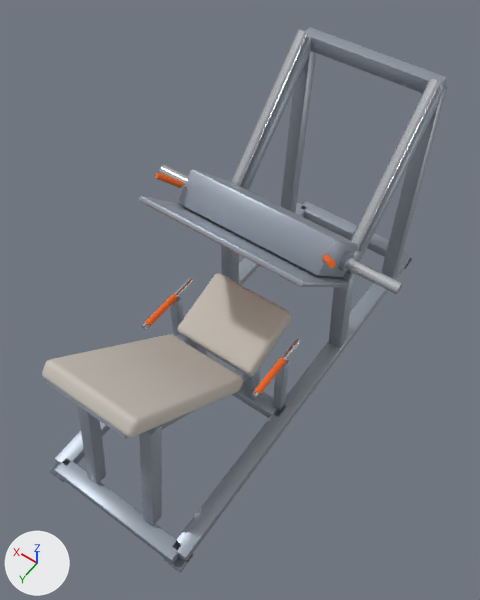
The glTF model exercise-motion/models/machines/leg-press-45.glb: old version first, new version second.
Camera for both pictures: a 50 mm lens placed at (-1.06, 1.66, 2.89), pointed at (-0.01, 0.19, 0.58). Arrows for +X, +Y and +Z are at lower left; the lights stay in place. The picture after the commit comes second. Where no turn or scale is listed for an object, it has been applied to the vertices. Vertices at exactly the same position are counted once.

The first picture shows 'frame.chrome', 'frame.frame', 'frame.grip', 'frame.pad', 'sled.chrome', 'sled.frame' and 3 more.
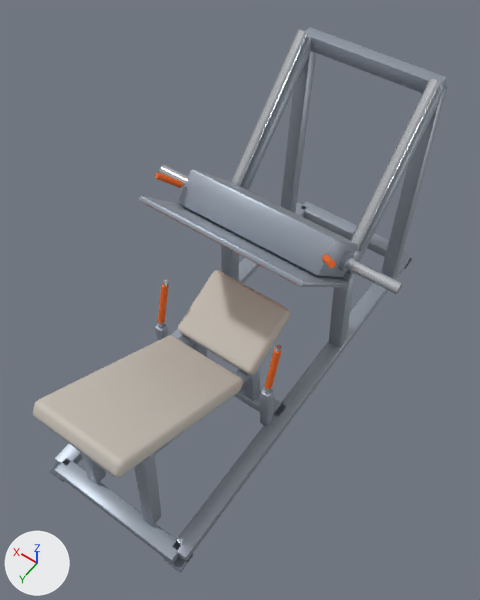
Changed parts and their boxes [x1, y1, x2, y2] in the pictures (480 x 600 px; the box of a moved part takes in the faces that stretch with it):
'frame.frame', reshaped: before [47, 27, 448, 564]; after [39, 27, 448, 564]
'frame.pad', reshaped (26% taller): before [42, 273, 291, 437]; after [33, 270, 291, 477]
'frame.grip', reshaped (13% narrower): before [144, 294, 286, 395]; after [158, 283, 281, 389]
part 1 of me_frame_frame, moved or reshaped: before [47, 381, 127, 438]; after [39, 420, 114, 477]
part 2 of me_frame_frame, moved or reshaped: before [170, 297, 184, 336]; after [155, 323, 169, 341]
part 3 of me_frame_frame, moved or reshaped: before [273, 360, 289, 410]; after [260, 387, 274, 427]
part 4 of me_frame_frame, moved or reshaped: before [77, 334, 251, 526]; after [81, 335, 253, 526]
part 6 of me_frame_pad, moved or reshaped: before [177, 273, 291, 377]; after [178, 270, 291, 375]
part 7 of me_frame_pad, moved or reshaped: before [42, 334, 243, 437]; after [33, 335, 243, 477]

The change, as a diff of the scene's bpy script:
```diff
--- a/exercise-motion/models/machines/leg-press-45.glb.py
+++ b/exercise-motion/models/machines/leg-press-45.glb.py
@@ me_frame_frame @@
 # used by ob_frame_frame; location = (0.0, 0.0, 0.0)
-me_frame_frame.from_pydata(...)  # 1232 vertices, 2376 faces; spans x -0.38..0.38, y -0.99..1.14, z 0.01..1.27
+me_frame_frame.from_pydata(...)  # 1232 vertices, 2376 faces; spans x -0.38..0.38, y -0.99..1.17, z 0.01..1.27
+# me_frame_frame part 1: the loose piece of 56 vertices spanning x -0.18..0.18, y 0.49..1.08, z 0.37..0.9 is scaled about its middle by (1, 1.17, 0.747), then moved by (0.0, 0.04, -0.08)
+# me_frame_frame part 2: the loose piece of 56 vertices spanning x 0.28..0.32, y 0.26..0.3, z 0.07..0.45 is scaled about its middle by (1, 1, 0.772), then moved by (0.0, 0.11, -0.04)
+# me_frame_frame part 3: the loose piece of 56 vertices spanning x -0.32..-0.28, y 0.26..0.3, z 0.07..0.45 is scaled about its middle by (1, 1, 0.772), then moved by (0.0, 0.11, -0.04)
+# me_frame_frame part 4: all 112 vertices in x -0.19..0.19, y 0.92..0.98, z 0.73..0.77 are moved by (0.0, 0.06, -0.12)
+# other edits to the shape of me_frame_frame do not show in these pictures
 me_frame_frame.materials.append(mat_mat_frame)
@@ me_frame_grip @@
 # used by ob_frame_grip; location = (0.0, 0.0, 0.0)
-me_frame_grip.from_pydata(...)  # 148 vertices, 288 faces; spans x -0.316..0.316, y 0.28..0.48, z 0.454..0.486
+me_frame_grip.from_pydata(...)  # 148 vertices, 288 faces; spans x -0.316..0.316, y 0.317..0.403, z 0.39..0.61
+# me_frame_grip part 5: the whole mesh is multiplied about its middle by the matrix ((1.0, 0.0, 0.0), (0.0, 0.285, 0.966), (0.0, -1.064, 0.259)), then moved by (0.0, -0.02, 0.03)
 me_frame_grip.materials.append(mat_mat_grip)
@@ me_frame_pad @@
 # used by ob_frame_pad; location = (0.0, 0.0, 0.0)
-me_frame_pad.from_pydata(...)  # 304 vertices, 600 faces; spans x -0.21..0.21, y 0.059..1.078, z 0.354..0.966
+me_frame_pad.from_pydata(...)  # 304 vertices, 600 faces; spans x -0.21..0.21, y 0.066..1.168, z 0.359..0.827
+# me_frame_pad part 6: the loose piece of 152 vertices spanning x -0.21..0.21, y 0.059..0.394, z 0.354..0.519 is turned -6 degrees about the x axis through its middle, then moved by (0.0, 0.003, 0.018)
+# me_frame_pad part 7: the loose piece of 152 vertices spanning x -0.21..0.21, y 0.437..1.078, z 0.38..0.966 is turned -12 degrees about the x axis through its middle, then moved by (0.0, 0.045, -0.076)
 me_frame_pad.materials.append(mat_mat_pad)
```
